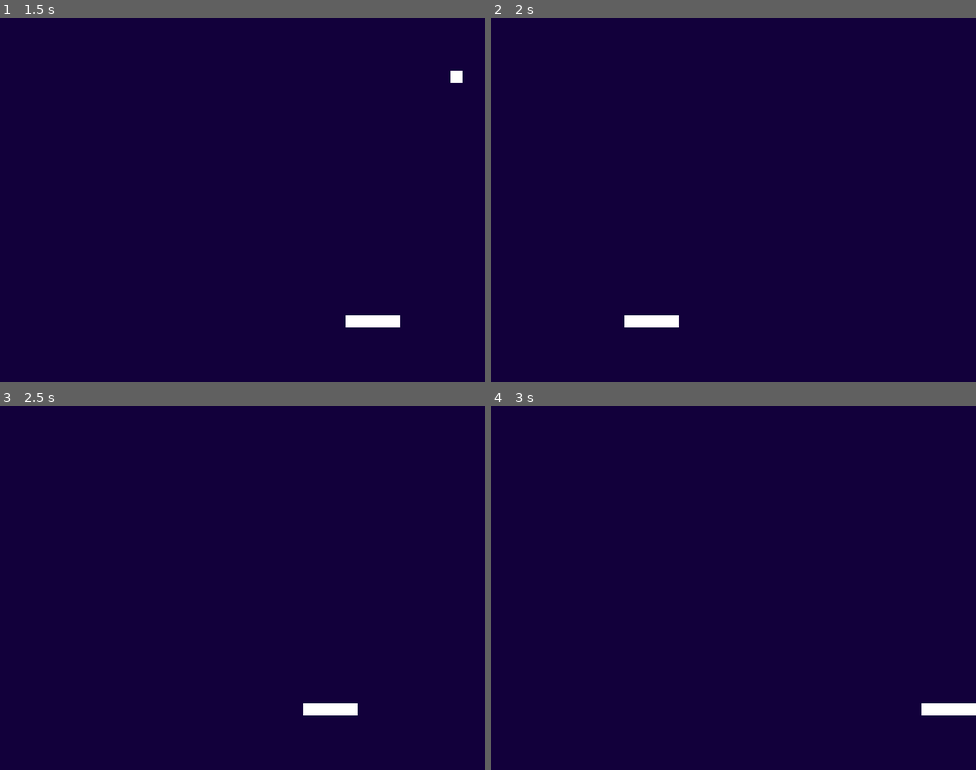
Above: before the commit, frames 1-4 (two rows, left to right).
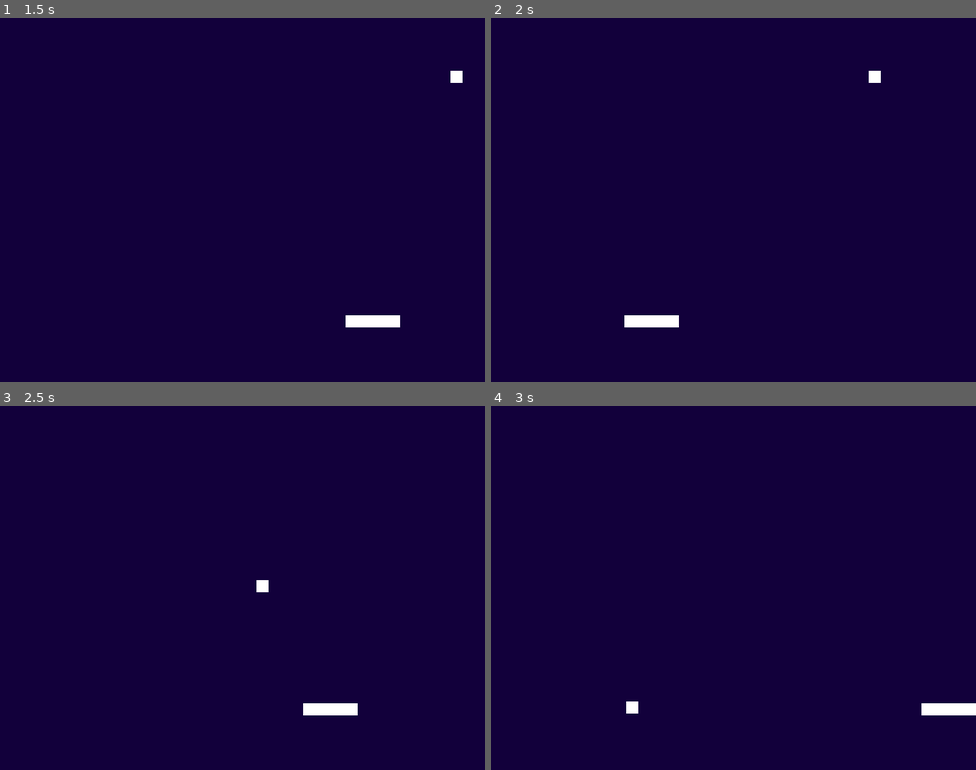
Above: after the commit, the same moments.

Repository: Gui-dev/breakout-game
Game: Godot game, scene res://src/levels/level_01.tscn
Two runs of this game, one before a commit and one after it. Both use one fixed random seed, a clock stepped at 60 frames per second and the inputs below. The project has no main scene, so this scene is started directly.
Inputs:
- Up to frame 1 (1.5 s): tap Enter at 0.5 s; hold D (move_right) 0.53-1.28 s; tap Space (throw-ball) at 0.6, 1.35 s; hold A (move_left) from 1.28 s (still down)
- Up to frame 2 (2 s): keep holding A (move_left)
- Up to frame 3 (2.5 s): release A (move_left) at 2.03 s; hold D (move_right) from 2.03 s (still down); tap Space (throw-ball) at 2.1 s
- Up to frame 4 (3 s): keep holding D (move_right); tap Space (throw-ball) at 2.85 s

Frame 1 is identical in both runs. In frame 2, less than 0.1% of the frame differs, in the area x 77-81%, y 14-18%; in frame 3, less than 0.1%; in frame 4, less than 0.1%.

Commit message:
feat: add collision with wall and player

Diff:
--- a/src/ball/ball.tscn
+++ b/src/ball/ball.tscn
@@ -6,6 +6,8 @@
 [sub_resource type="RectangleShape2D" id="RectangleShape2D_et4pn"]
 
 [node name="ball" type="Area2D"]
+collision_layer = 8
+collision_mask = 7
 script = ExtResource("1_dtc2c")
 
 [node name="sprite" type="Sprite2D" parent="."]
@@ -13,3 +15,5 @@
 
 [node name="collision" type="CollisionShape2D" parent="."]
 shape = SubResource("RectangleShape2D_et4pn")
+
+[connection signal="body_entered" from="." to="." method="_on_body_entered"]
--- a/src/ball/scripts/ball.gd
+++ b/src/ball/scripts/ball.gd
@@ -1,4 +1,5 @@
 extends Area2D
+class_name Ball
 
 
 var initial_position: Vector2 = Vector2(400, 450)
@@ -20,6 +21,7 @@
       select_initial_position()
       first_throw = false
   ball_movement(delta)
+  verify_ball_position()
 
 
 func reset_ball() -> void:
@@ -34,3 +36,16 @@
 
 func ball_movement(delta: float) -> void:
   position += new_direction * ball_speed * delta
+
+
+func verify_ball_position() -> void:
+  if position.y <= 590:
+    if position.y < 1:
+      new_direction.y *= -1
+    if position.x < 1 or position.x > 790:
+      new_direction.x *= -1
+
+
+func _on_body_entered(body: StaticBody2D) -> void:
+  if body.is_in_group("player"):
+    new_direction.y *= -1
--- a/src/player/player.tscn
+++ b/src/player/player.tscn
@@ -6,7 +6,7 @@
 [sub_resource type="RectangleShape2D" id="RectangleShape2D_ntmbd"]
 size = Vector2(90, 20)
 
-[node name="player" type="StaticBody2D"]
+[node name="player" type="StaticBody2D" groups=["player"]]
 collision_layer = 2
 collision_mask = 9
 script = ExtResource("1_jnunv")
--- a/src/player/scripts/player.gd
+++ b/src/player/scripts/player.gd
@@ -1,4 +1,5 @@
 extends StaticBody2D
+class_name Player
 
 var x_minimum: float = 45
 var x_maximum: float = 755
